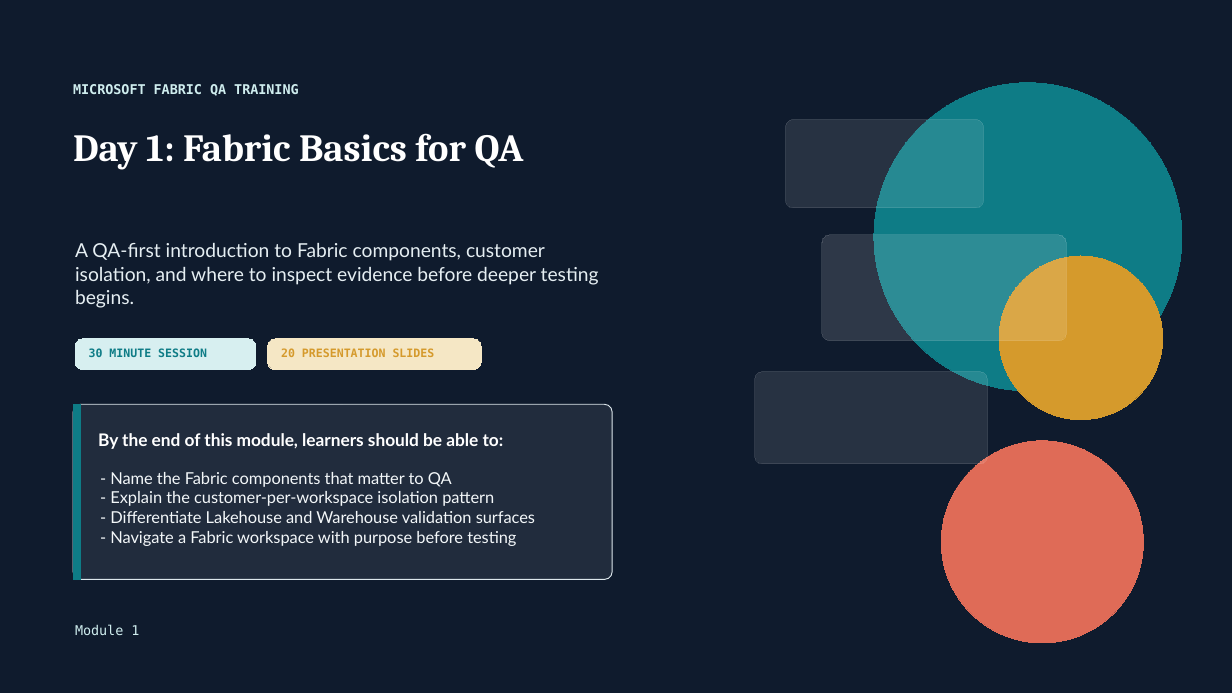
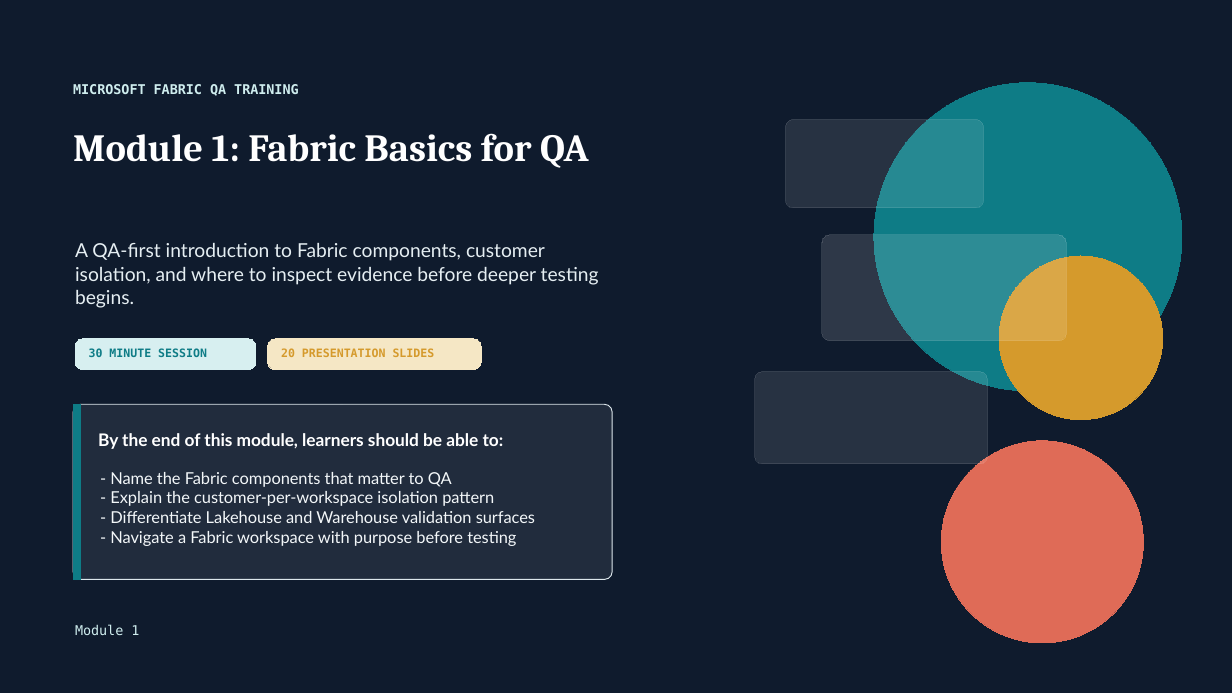
Before and after one commit to krish1711/MS-Fabric-QA-Training, a slide deck: slide 1 of Module 1/Module 1.pptx. Drawn at 1232x693 pixels with LibreOffice and Linux fonts; fonts in the diff are those of the drawing. Boxes give left, top, right and bottom in pixels: in the first picture for what was removed or moved away, otherwise in the second. Text is boxed around its words. In the diff, an @@ line names an element or a change of style, - is before the commit and + after.

Commit message:
Module Name changes

```diff
--- a/Module 1/Module 1.pptx
+++ b/Module 1/Module 1.pptx
@@ text at box(73, 133, 589, 168): text changed @@
-Day 1: Fabric Basics for QA
+Module 1: Fabric Basics for QA
```
Also in this commit, not shown: 4 other slides changed, 5 other files.
